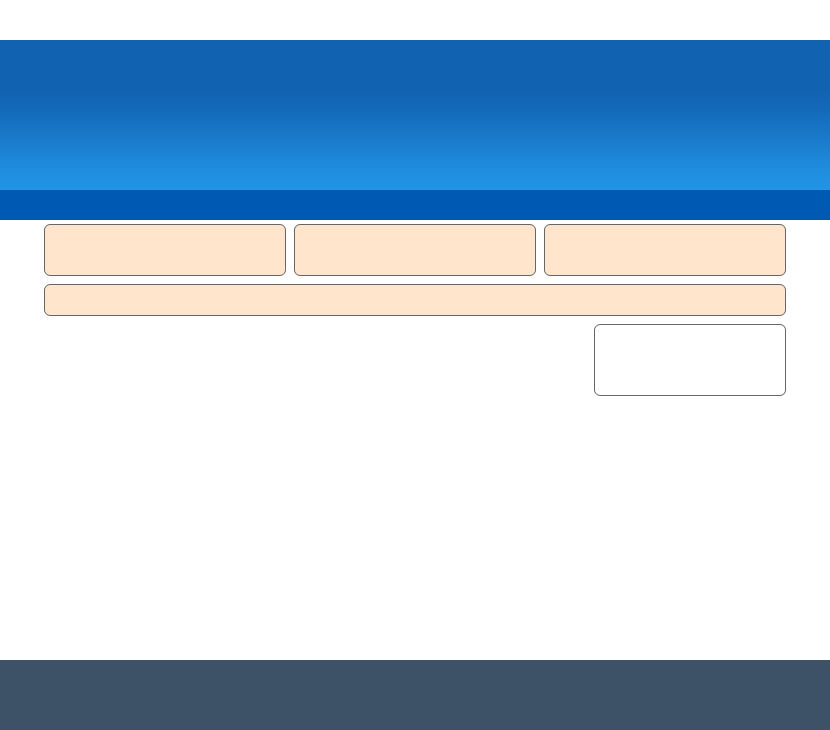
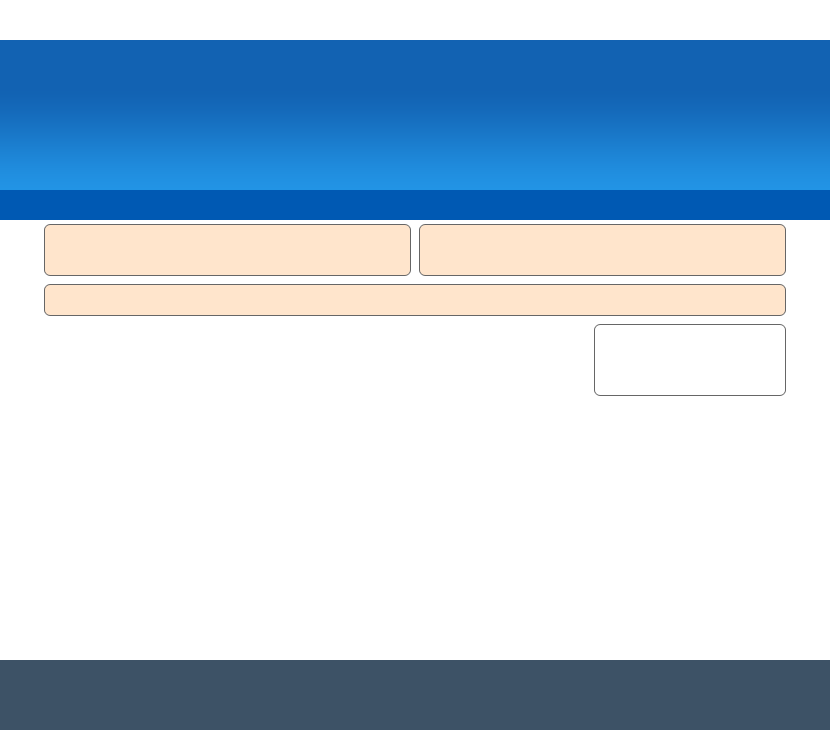
Layer changes from the first 830x730 image to the second:
painted on "header / footer widgets" over [left=280, top=225, right=550, bottom=275]
